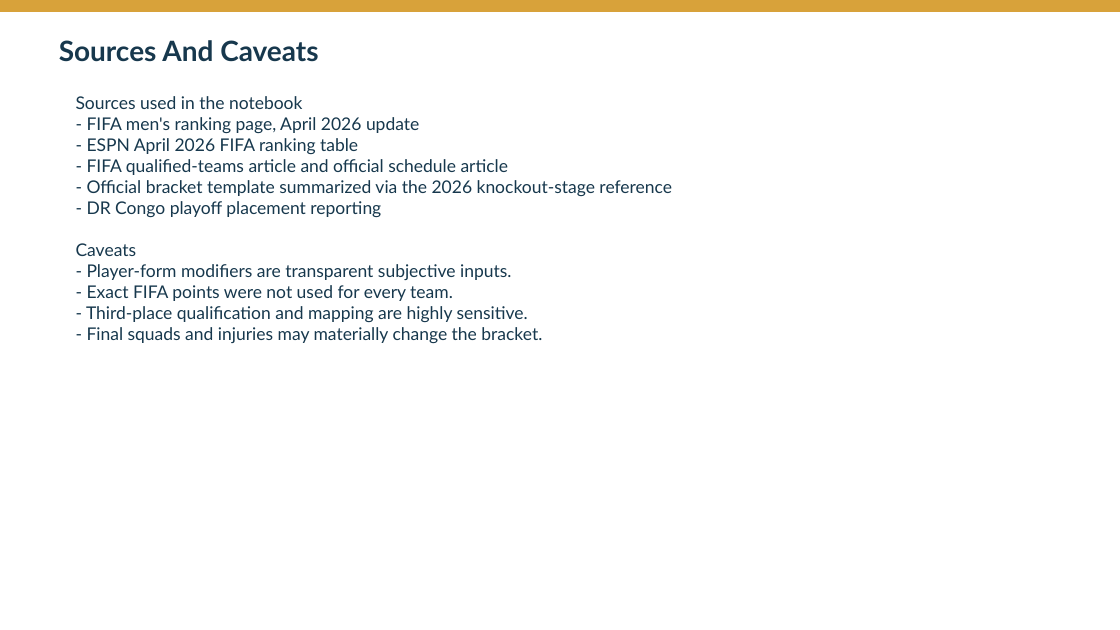
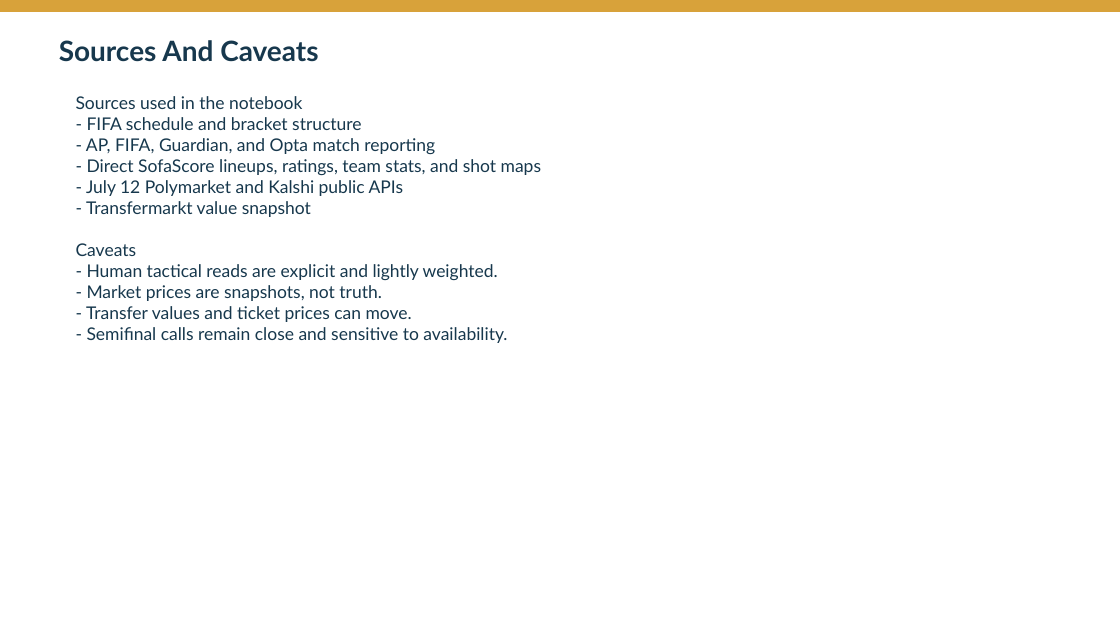
Before and after one commit to Zyy7390/worldcup26, a slide deck: slide 10 of outputs/presentations/worldcup_2026_prediction_bracket_deck.pptx. Drawn at 1120x630 pixels with LibreOffice and Linux fonts; fonts in the diff are those of the drawing. Boxes give left, top, right and bottom in pixels: in the first picture for what was removed or moved away, otherwise in the second. Text is boxed around its words. In the diff, an @@ line names an element or a change of style, - is before the commit and + after.

```diff
--- a/outputs/presentations/worldcup_2026_prediction_bracket_deck.pptx
+++ b/outputs/presentations/worldcup_2026_prediction_bracket_deck.pptx
@@ text at [86,117,541,217]: text changed @@
-- FIFA men's ranking page, April 2026 update
-- ESPN April 2026 FIFA ranking table
-- FIFA qualified-teams article and official schedule article
-- Official bracket template summarized via the 2026 knockout-stage reference
-- DR Congo playoff placement reporting
+- FIFA schedule and bracket structure
+- AP, FIFA, Guardian, and Opta match reporting
+- Direct SofaScore lineups, ratings, team stats, and shot maps
+- July 12 Polymarket and Kalshi public APIs
+- Transfermarkt value snapshot
@@ text at [86,264,507,343]: text changed @@
-- Player-form modifiers are transparent subjective inputs.
-- Exact FIFA points were not used for every team.
-- Third-place qualification and mapping are highly sensitive.
-- Final squads and injuries may materially change the bracket.
+- Human tactical reads are explicit and lightly weighted.
+- Market prices are snapshots, not truth.
+- Transfer values and ticket prices can move.
+- Semifinal calls remain close and sensitive to availability.
```
Also in this commit, not shown: 7 other slides changed, 33 other files.
